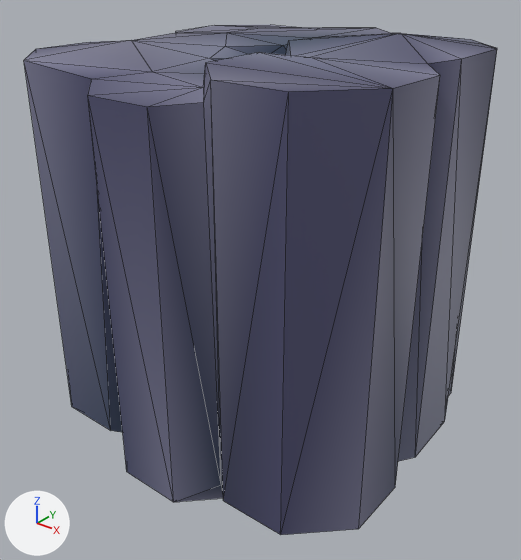
Before and after pictures for a commit that changed the glTF model dist/Model/carbon-chondrite.glb.
One viewpoint serves both versions: a camera (50 mm lens) standing at (1.462, -1.854, 0.964) and looking at (0.031, -0.064, -0.146). Arrows for +X, +Y and +Z are at lower left; the lights stay in place. Mesh edges are drawn as thin lines. Where no turn or scale is listed for an object, it has been applied to the vertices. Vertices at the same position are counted once.

Objects in the first picture: 'carbon-chondrite'.
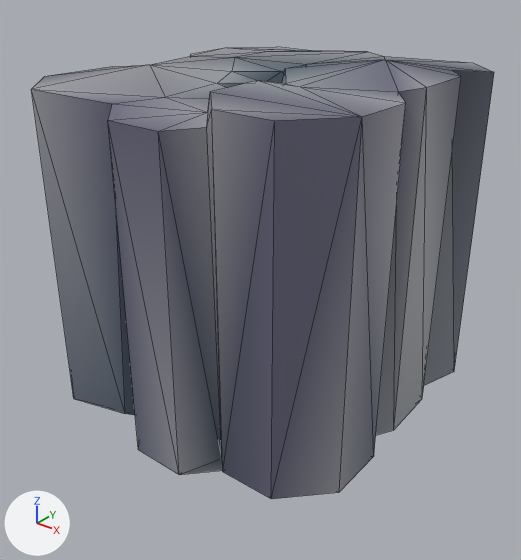
Where the change shows, as pixel boxes (x1, y1, x2, y2) in the pictures (521 x 560 px):
```json
{"object": "carbon-chondrite", "change": "recoloured, reshaped", "before": [24, 25, 497, 535], "after": [31, 47, 494, 499], "on screen": "blue to grey, 11% shorter"}
```

Edits to the scene script, one JSON object a line:
```json
{"op": "add", "block": "mat_carbon_dull", "code": ["mat_carbon_dull = bpy.data.materials.new('Carbon-dull')", "# nodes: BsdfPrincipled, Mix, OutputMaterial, VertexColor", "# colours: grey #b7b7bc"]}
{"block": "me_cylinder", "where": "# used by ob_carbon_chondrite; location = (0.0, 0.0, 0.0)"}
{"op": "remove", "block": "me_cylinder", "code": "me_cylinder.from_pydata(...)  # 93 vertices, 182 faces; spans x -0.663..0.694, y -0.64..0.635, z -0.723..0.67"}
{"op": "remove", "block": "me_cylinder", "code": "me_cylinder.materials.append(mat_carbon)"}
{"op": "add", "block": "me_cylinder", "code": "me_cylinder.from_pydata(...)  # 93 vertices, 182 faces; spans x -0.587..0.604, y -0.597..0.587, z -0.643..0.588"}
{"block": "me_cylinder", "change": "me_cylinder part 1: 93 of 93 vertices moved; they spanned x -0.663..0.694, y -0.64..0.635, z -0.723..0.67 and now span x -0.587..0.604, y -0.597..0.587, z -0.643..0.588; mean shift (0.002, 0.001, 0.0); largest move (-0.639, 0.473, 0.61) -> (-0.544, 0.437, 0.535)"}
{"op": "add", "block": "me_cylinder", "code": "me_cylinder.materials.append(mat_carbon_dull)"}
```
